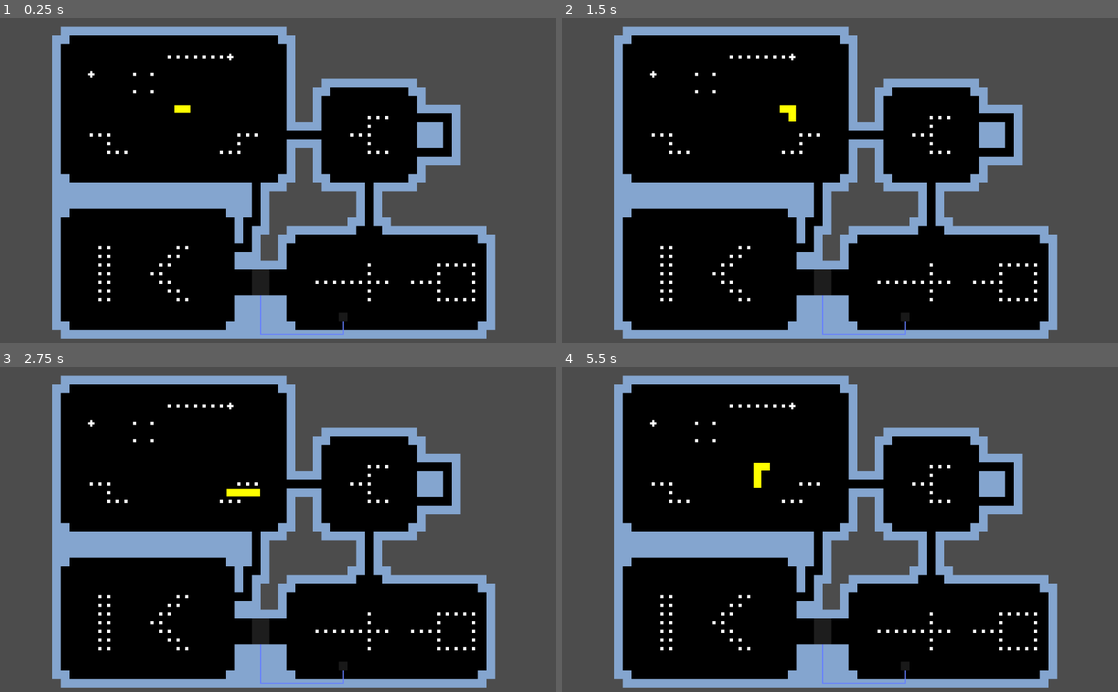
Above: before the commit, frames 1-4 (two rows, left to right).
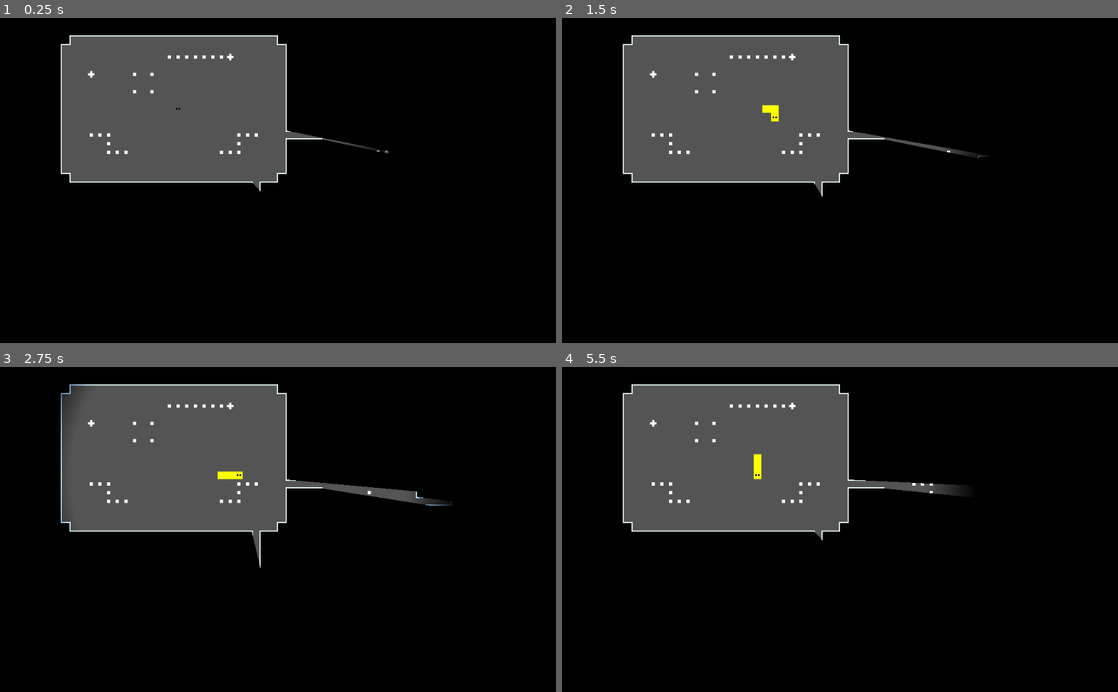
Above: after the commit, the same moments.

Repository: notapixelstudio/roguesnake
Game: Godot game, scene res://Screen.tscn
The game is run twice, just before and just after one commit, with the same random seed, the same clock (stepped at 60 frames per second) and the same inputs.
Inputs:
- Up to frame 1 (0.25 s): no input
- Up to frame 2 (1.5 s): tap Enter at 0.5 s; hold Right (ui_right) 0.53-1.28 s; hold Down (ui_down) from 1.28 s (still down)
- Up to frame 3 (2.75 s): release Down (ui_down) at 2.03 s; hold Right (ui_right) from 2.03 s (still down)
- Up to frame 4 (5.5 s): release Right (ui_right) at 2.78 s; hold Up (ui_up) 2.78-3.53 s; hold Left (ui_left) 3.53-5.03 s; hold Down (ui_down) from 5.03 s (still down)

The runs differ from the first frame. In frame 1, 72% of the frame differs, in the area x 0-100%, y 0-100%; in frame 2, 72%; in frame 3, 73%; in frame 4, 72%.

Commit message:
Lighting experiment.

Diff:
--- a/Screen.tscn
+++ b/Screen.tscn
@@ -38,7 +38,10 @@
 tile_data = PoolIntArray( 1900573, 2, 0, 1900574, 2, 0, 1966109, 2, 0, 1966110, 2, 0, 2031645, 2, 0, 2031646, 2, 0, 2228263, 3, 0 )
 
 [node name="Timer" type="Timer" parent="."]
-wait_time = 0.2
+wait_time = 0.3
 autostart = true
 
+[node name="CanvasModulate" type="CanvasModulate" parent="."]
+color = Color( 0, 0, 0, 1 )
+
 [connection signal="timeout" from="Timer" to="." method="_on_Timer_timeout"]
--- a/actors/Snake.gd
+++ b/actors/Snake.gd
@@ -51,6 +51,8 @@
 	occupied_cells.append(head_position)
 	self.add_point((head_position+Vector2(0.5,0.5))*cellsize)
 
+	$Head.position = (head_position+Vector2(0.5,0.5))*cellsize
+
 func _unhandled_key_input(event):
 	if event.is_action_pressed("ui_up"):
 		_queue_command('up')
--- a/actors/Snake.tscn
+++ b/actors/Snake.tscn
@@ -1,6 +1,8 @@
-[gd_scene load_steps=2 format=2]
+[gd_scene load_steps=4 format=2]
 
 [ext_resource path="res://actors/Snake.gd" type="Script" id=1]
+[ext_resource path="res://assets/tiles.svg" type="Texture" id=2]
+[ext_resource path="res://assets/light.png" type="Texture" id=3]
 
 [node name="Snake" type="Line2D"]
 width = 14.0
@@ -8,3 +10,14 @@
 begin_cap_mode = 1
 end_cap_mode = 1
 script = ExtResource( 1 )
+
+[node name="Head" type="Sprite" parent="."]
+texture = ExtResource( 2 )
+region_enabled = true
+region_rect = Rect2( 24, 48, 16, 16 )
+
+[node name="Light2D" type="Light2D" parent="Head"]
+texture = ExtResource( 3 )
+texture_scale = 5.0
+energy = 1.8
+shadow_enabled = true
--- a/assets/Tileset.tres
+++ b/assets/Tileset.tres
@@ -1,6 +1,9 @@
-[gd_resource type="TileSet" load_steps=2 format=2]
+[gd_resource type="TileSet" load_steps=3 format=2]
 
 [ext_resource path="res://assets/tiles.svg" type="Texture" id=1]
+
+[sub_resource type="OccluderPolygon2D" id=1]
+polygon = PoolVector2Array( 24, 24, 8, 24, 8, 8, 24, 8 )
 
 [resource]
 0/name = "tiles.svg 0"
@@ -21,16 +24,17 @@
 1/texture = ExtResource( 1 )
 1/tex_offset = Vector2( 0, 0 )
 1/modulate = Color( 0.521569, 0.65098, 0.815686, 1 )
-1/region = Rect2( 56, 8, 16, 32 )
+1/region = Rect2( 48, 8, 32, 32 )
 1/tile_mode = 0
 1/occluder_offset = Vector2( 0, 0 )
+1/occluder = SubResource( 1 )
 1/navigation_offset = Vector2( 0, 0 )
 1/shape_offset = Vector2( 0, 0 )
 1/shape_transform = Transform2D( 1, 0, 0, 1, 0, 0 )
 1/shape_one_way = false
 1/shape_one_way_margin = 0.0
 1/shapes = [  ]
-1/z_index = 0
+1/z_index = 1
 2/name = "tiles.svg 2"
 2/texture = ExtResource( 1 )
 2/tex_offset = Vector2( 0, 0 )
@@ -72,7 +76,7 @@
 4/shape_one_way = false
 4/shape_one_way_margin = 0.0
 4/shapes = [  ]
-4/z_index = 0
+4/z_index = 1
 5/name = "tiles.svg 5"
 5/texture = ExtResource( 1 )
 5/tex_offset = Vector2( 0, 0 )
--- a/assets/tiles.svg
+++ b/assets/tiles.svg
@@ -7,10 +7,11 @@
    viewBox="0 0 210 297"
    version="1.1"
    id="svg5"
-   inkscape:version="1.1.1 (3bf5ae0d25, 2021-09-20)"
+   inkscape:version="1.1.1 (1:1.1+202109281949+c3084ef5ed)"
    sodipodi:docname="tiles.svg"
    xmlns:inkscape="http://www.inkscape.org/namespaces/inkscape"
    xmlns:sodipodi="http://sodipodi.sourceforge.net/DTD/sodipodi-0.dtd"
+   xmlns:xlink="http://www.w3.org/1999/xlink"
    xmlns="http://www.w3.org/2000/svg"
    xmlns:svg="http://www.w3.org/2000/svg">
   <sodipodi:namedview
@@ -23,13 +24,13 @@
      inkscape:pagecheckerboard="0"
      inkscape:document-units="mm"
      showgrid="true"
-     inkscape:zoom="2.5801858"
-     inkscape:cx="51.546675"
-     inkscape:cy="67.049435"
-     inkscape:window-width="1218"
-     inkscape:window-height="698"
+     inkscape:zoom="3.6489338"
+     inkscape:cx="250.89521"
+     inkscape:cy="144.56278"
+     inkscape:window-width="1864"
+     inkscape:window-height="1016"
      inkscape:window-x="56"
-     inkscape:window-y="-6"
+     inkscape:window-y="27"
      inkscape:window-maximized="1"
      inkscape:current-layer="layer1">
     <inkscape:grid
@@ -38,13 +39,48 @@
        empspacing="8" />
   </sodipodi:namedview>
   <defs
-     id="defs2" />
+     id="defs2">
+    <linearGradient
+       inkscape:collect="always"
+       id="linearGradient2607">
+      <stop
+         style="stop-color:#ffffff;stop-opacity:1;"
+         offset="0"
+         id="stop2603" />
+      <stop
+         style="stop-color:#ffffff;stop-opacity:1"
+         offset="0.76923078"
+         id="stop2935" />
+      <stop
+         style="stop-color:#ffffff;stop-opacity:0;"
+         offset="1"
+         id="stop2605" />
+    </linearGradient>
+    <radialGradient
+       inkscape:collect="always"
+       xlink:href="#linearGradient2607"
+       id="radialGradient2609"
+       cx="63.500004"
+       cy="42.333332"
+       fx="63.500004"
+       fy="42.333332"
+       r="27.516666"
+       gradientUnits="userSpaceOnUse"
+       gradientTransform="matrix(1,3.6260335e-8,1.3547427e-6,1,-6.1576749e-5,-2.0287296e-6)" />
+  </defs>
   <g
      inkscape:label="Livello 1"
      inkscape:groupmode="layer"
      id="layer1">
     <rect
-       style="fill:#000000;stroke:none;stroke-width:0.846665;stroke-linecap:round;stroke-miterlimit:4;stroke-dasharray:none;stroke-dashoffset:1.63276"
+       style="opacity:1;fill:#8e8e8e;fill-opacity:1;stroke-width:2.64583;stroke-linecap:square;stroke-dashoffset:1.02047"
+       id="rect2277"
+       width="5.2916665"
+       height="5.2916665"
+       x="14.287499"
+       y="3.7041667" />
+    <rect
+       style="fill:#1a1a1a;stroke:none;stroke-width:0.846665;stroke-linecap:round;stroke-miterlimit:4;stroke-dasharray:none;stroke-dashoffset:1.63276"
        id="rect6293"
        width="4.2333331"
        height="4.2333336"
@@ -80,22 +116,22 @@
        x="31.75"
        y="4.2333331" />
     <rect
-       style="fill:#ffffff;fill-opacity:1;stroke:none;stroke-width:12.8;stroke-linecap:round;stroke-dashoffset:1.63276"
+       style="fill:#000000;fill-opacity:1;stroke:none;stroke-width:12.8;stroke-linecap:round;stroke-dashoffset:1.63276"
        id="rect1591"
-       width="4.2333331"
-       height="4.2333336"
-       x="6.349999"
-       y="12.699998"
-       ry="0" />
+       height="0.79374963"
+       x="7.4083333"
+       y="14.2875"
+       ry="0"
+       width="0.79375005" />
     <rect
-       style="fill:#000000;stroke:none;stroke-width:0.846665;stroke-linecap:round;stroke-miterlimit:4;stroke-dasharray:none;stroke-dashoffset:1.63276"
+       style="fill:#1a1a1a;stroke:none;stroke-width:0.846665;stroke-linecap:round;stroke-miterlimit:4;stroke-dasharray:none;stroke-dashoffset:1.63276"
        id="rect1659"
        width="4.2333331"
        height="4.2333336"
        x="40.216667"
        y="4.2333322" />
     <rect
-       style="fill:#000000;stroke:none;stroke-width:0.846665;stroke-linecap:round;stroke-miterlimit:4;stroke-dasharray:none;stroke-dashoffset:1.63276"
+       style="fill:#1a1a1a;stroke:none;stroke-width:0.846665;stroke-linecap:round;stroke-miterlimit:4;stroke-dasharray:none;stroke-dashoffset:1.63276"
        id="rect4035"
        width="4.2333331"
        height="4.2333336"
@@ -113,5 +149,22 @@
        d="m 7.9375,21.695833 -1e-7,1.058333 -1.0583332,10e-7 V 23.8125 l 1.0583332,-1e-6 1e-7,1.058334 h 1.0583333 l -10e-8,-1.058334 1.0583338,1e-6 v -1.058333 l -1.0583338,-10e-7 10e-8,-1.058333 z"
        id="path6065"
        sodipodi:nodetypes="ccccccccccccc" />
+    <circle
+       style="opacity:1;fill:url(#radialGradient2609);fill-opacity:1;stroke-width:10;stroke-linecap:square;stroke-dashoffset:1.02047"
+       id="path1342"
+       cx="63.5"
+       cy="42.333332"
+       r="27.516666"
+       inkscape:export-filename="/home/nitaku/repos/roguesnake/assets/light.png"
+       inkscape:export-xdpi="74.9702"
+       inkscape:export-ydpi="74.9702" />
+    <rect
+       style="fill:#000000;fill-opacity:1;stroke:none;stroke-width:12.8;stroke-linecap:round;stroke-dashoffset:1.63276"
+       id="rect2015"
+       height="0.79374963"
+       x="8.7312498"
+       y="14.2875"
+       ry="0"
+       width="0.79374993" />
   </g>
 </svg>
--- a/project.godot
+++ b/project.godot
@@ -30,7 +30,6 @@
 
 [display]
 
-window/size/fullscreen=true
 window/dpi/allow_hidpi=true
 window/stretch/mode="viewport"
 window/stretch/aspect="keep"
@@ -42,4 +41,5 @@
 [rendering]
 
 2d/snapping/use_gpu_pixel_snap=true
+environment/default_clear_color=Color( 0, 0, 0, 1 )
 environment/default_environment="res://default_env.tres"
Binary file added: assets/light.png
Not shown, added: assets/light.png.import
